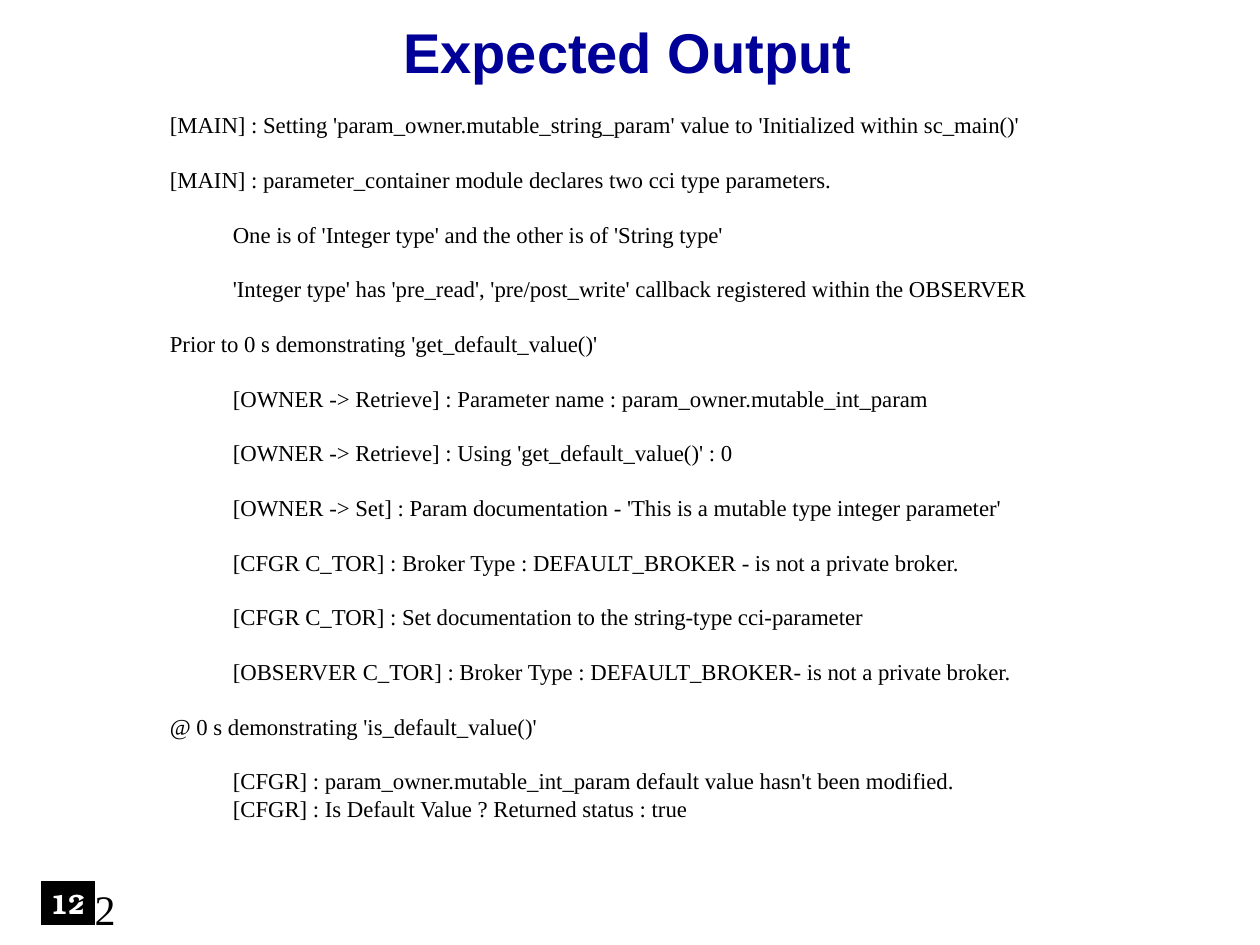
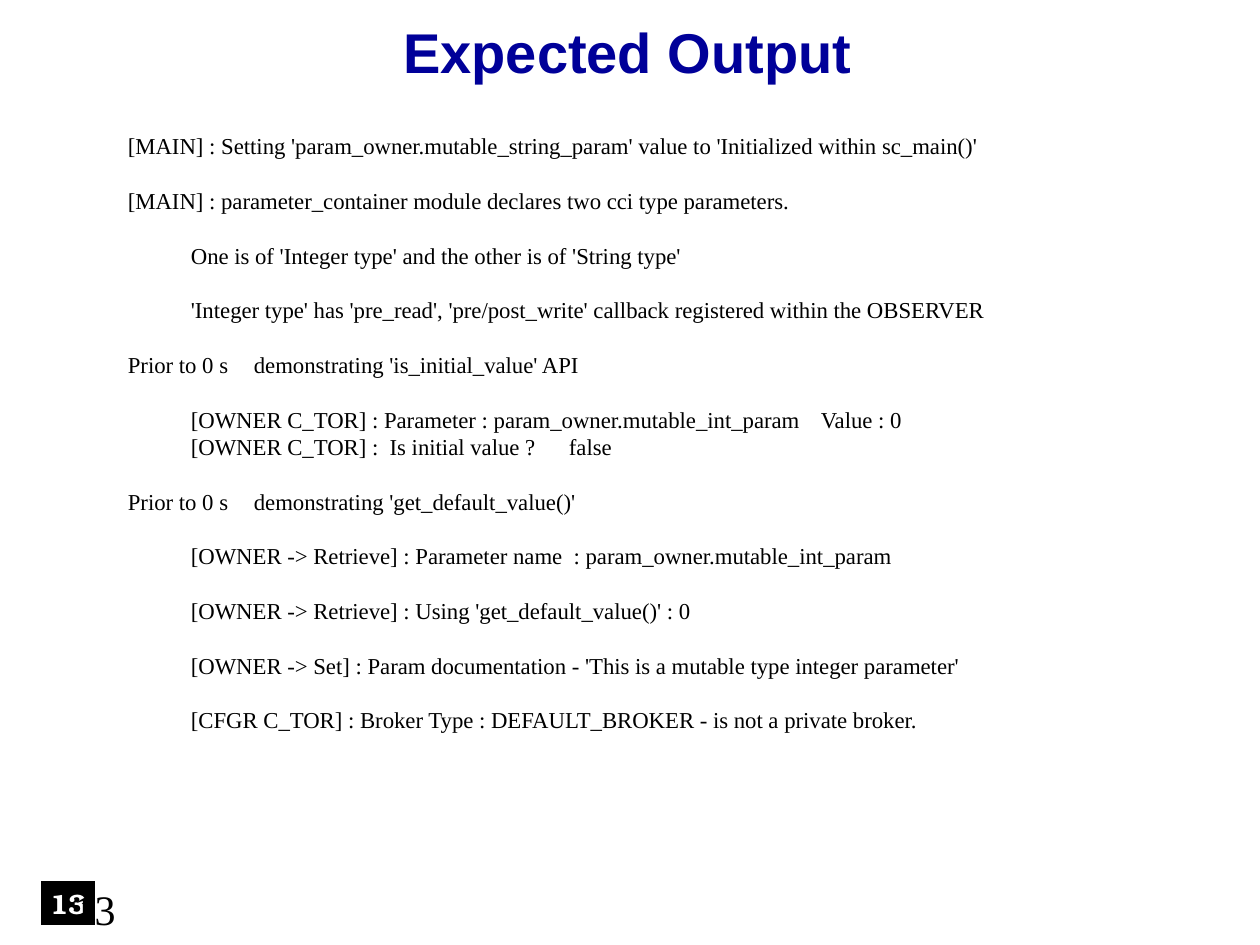
Before and after one commit to accellera-official/cci, a slide deck: slide 13 of examples/ex7_Parameter_Information/docs/ex7_Parameter_Information.ppt (slide 12 before the commit). Drawn at 1260x945 pixels with LibreOffice and Linux fonts; fonts in the diff are those of the drawing; background and template pictures are left out. Boxes give left, top, right and bottom in pixels: in the first picture for what was removed or moved away, otherwise in the second. Text is boxed around its words. In the diff, an @@ line names an element or a change of style, - is before the commit and + after.

Commit message:
Minor Updates
1.  Minor updates to code in ex7_Parameter_Information (Presentation updated accordingly)
2.  Added presentation to ex20_Tracing_Parameter_Activity

```diff
--- a/examples/ex7_Parameter_Information/docs/ex7_Parameter_Information.ppt
+++ b/examples/ex7_Parameter_Information/docs/ex7_Parameter_Information.ppt
@@ text "[MAIN] : Setting 'param_owner.mutable_string_param' value ...": place and size @@
-text "[MAIN] : Setting 'param_owner.mutable_string_param' value ..." at <box>170,117,1026,820</box>
+text "[MAIN] : Setting 'param_owner.mutable_string_param' value ..." at <box>128,138,984,733</box>
@@ text at <box>128,357,901,458</box>: paragraphs added @@
+Prior to 0 s demonstrating 'is_initial_value' API
+[OWNER C_TOR] : Parameter : param_owner.mutable_int_param Value : 0
+[OWNER C_TOR] : Is initial value ? false
@@ text at <box>196,609,1011,820</box>: paragraphs removed @@
-[CFGR C_TOR] : Set documentation to the string-type cci-parameter
-[OBSERVER C_TOR] : Broker Type : DEFAULT_BROKER- is not a private broker.
-@ 0 s demonstrating 'is_default_value()'
-[CFGR] : param_owner.mutable_int_param default value hasn't been modified.
-[CFGR] : Is Default Value ? Returned status : true
@@ text in rectangle at <box>50,894,87,915</box>: text changed @@
-12
+13
@@ page number at <box>74,892,116,926</box>: text changed @@
-12
+13
```
Also in this commit, not shown: 14 other slides changed, 3 slides added, 1 slide removed, 7 other files.
